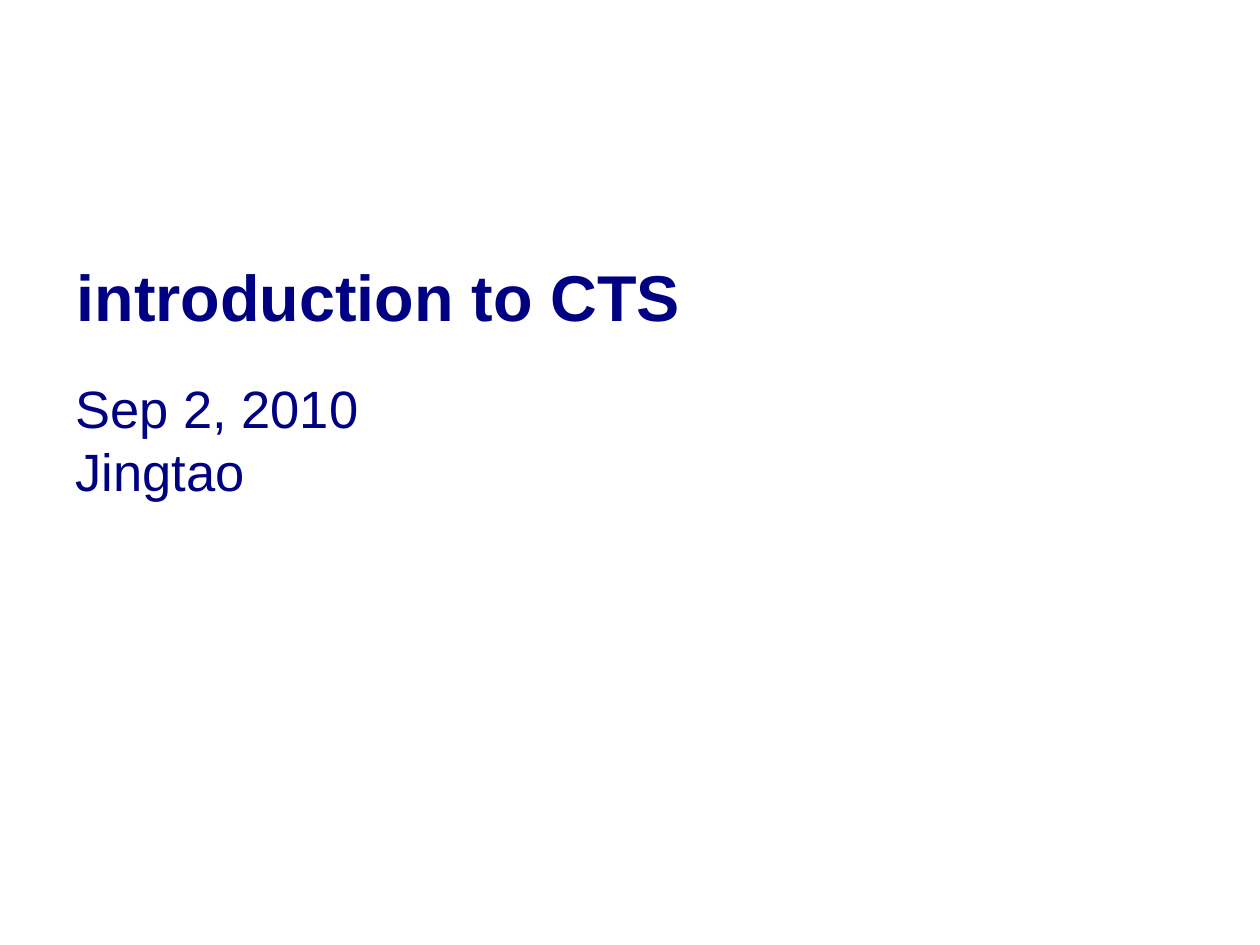
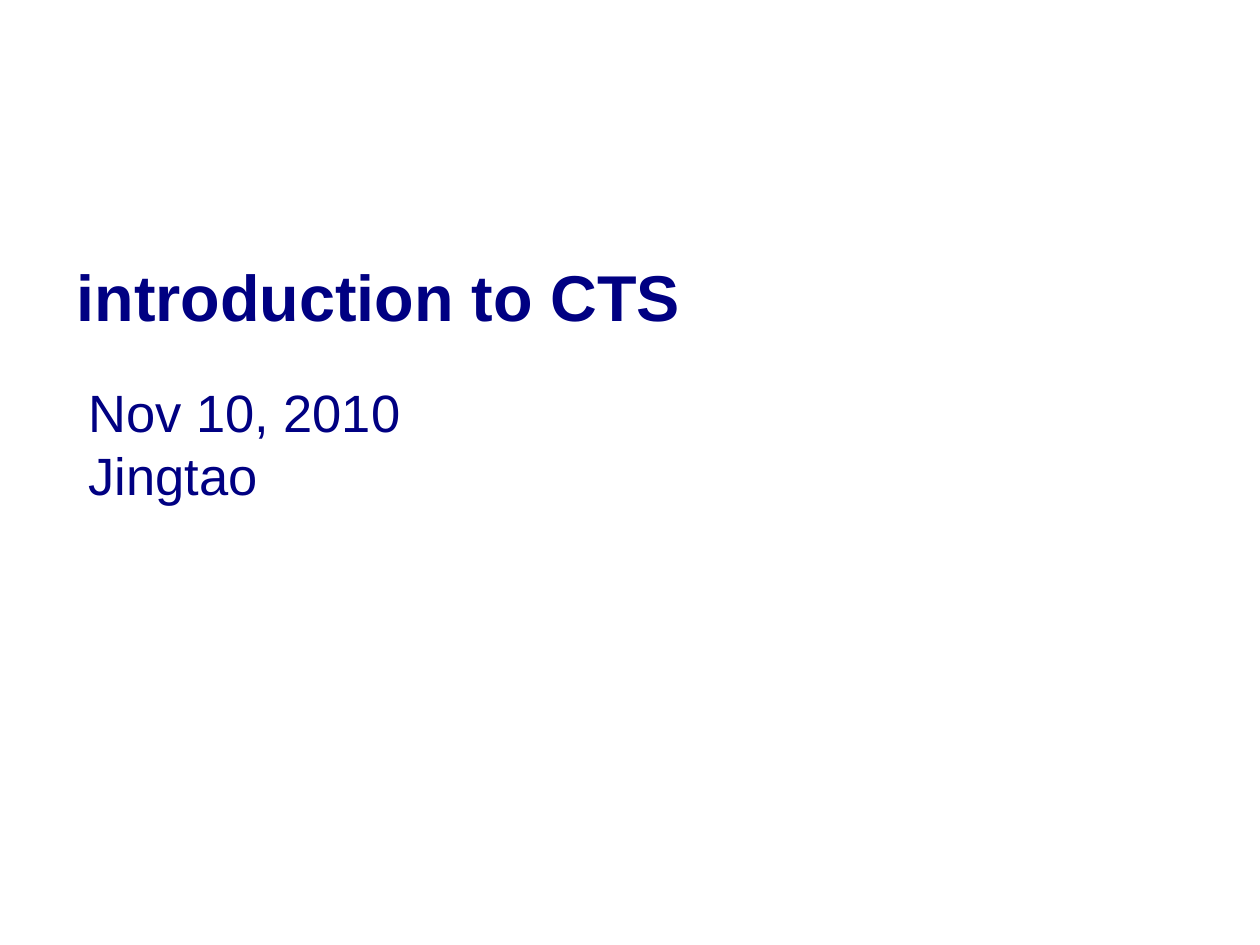
Before and after one commit to widerules/system-information, a slide deck: slide 1 of cts/CTS-training.ppt. Drawn at 1260x945 pixels with LibreOffice and Linux fonts; fonts in the diff are those of the drawing; background and template pictures are left out. Boxes give left, top, right and bottom in pixels: in the first picture for what was removed or moved away, otherwise in the second. Text is boxed around its words. In the diff, an @@ line names an element or a change of style, - is before the commit and + after.

Commit message:
jingtao: tune for CTS training slides

```diff
--- a/cts/CTS-training.ppt
+++ b/cts/CTS-training.ppt
@@ text "Nov 10, 2010": place and size @@
-text "Nov 10, 2010" at box(75, 391, 358, 502)
+text "Nov 10, 2010" at box(88, 395, 401, 506)
@@ text at box(88, 395, 401, 439): text changed @@
-Sep 2, 2010
+Nov 10, 2010
```
Also in this commit, not shown: 18 other slides changed, 9 slides added, 19 slides removed.
